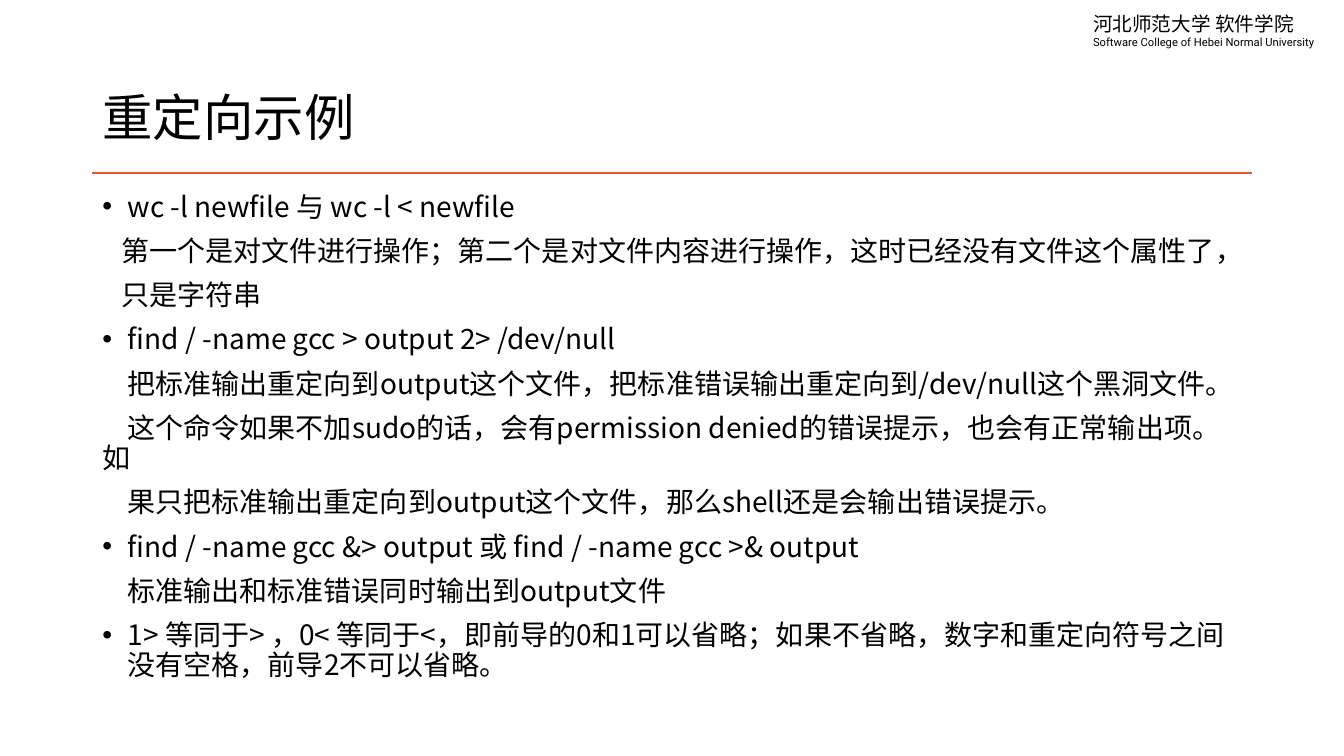
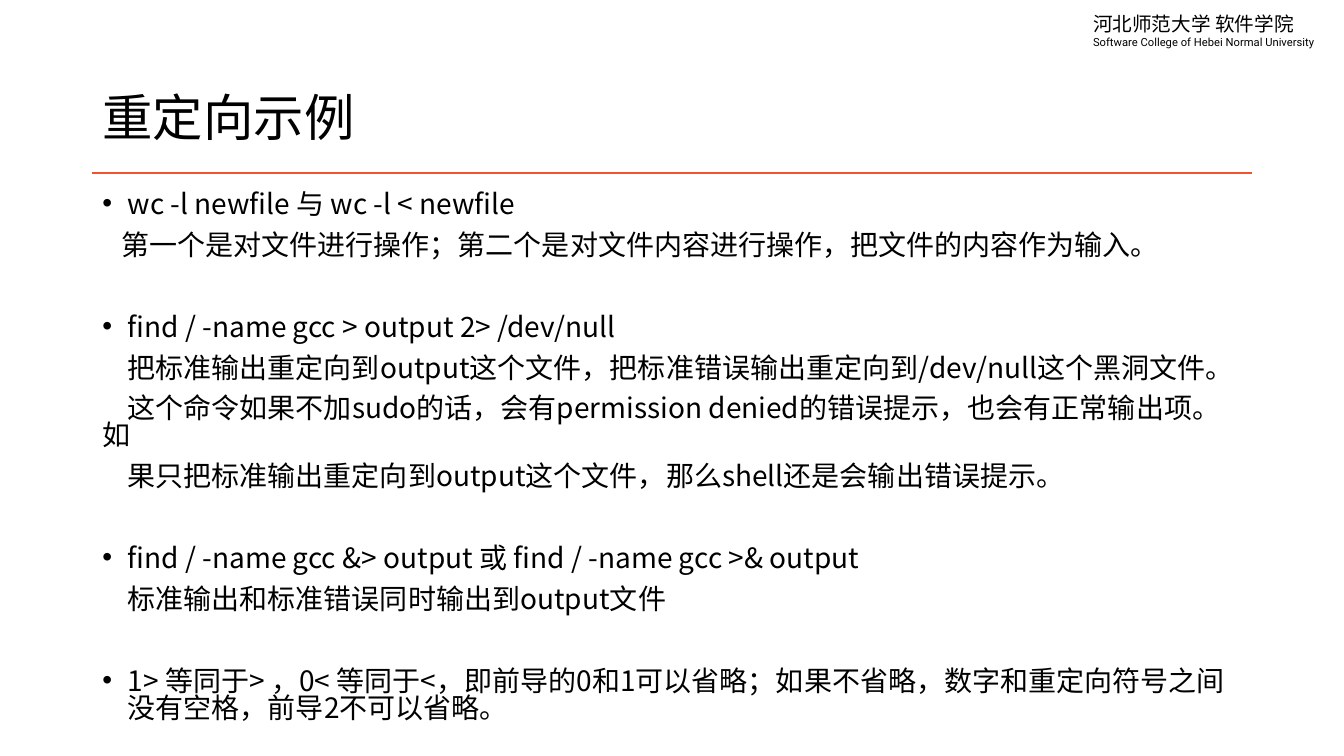
Before and after one commit to edu2act/course-linux-system, a slide deck: slide 6 of materials/slides/ch04-io-redrection-and-pipe.pptx (slide 5 before the commit). Drawn at 1344x756 pixels with LibreOffice and Linux fonts; fonts in the diff are those of the drawing. Boxes give left, top, right and bottom in pixels: in the first picture for what was removed or moved away, otherwise in the second. Text is boxed around its words. In the diff, an @@ line names an element or a change of style, - is before the commit and + after.

```diff
--- a/materials/slides/ch04-io-redrection-and-pipe.pptx
+++ b/materials/slides/ch04-io-redrection-and-pipe.pptx
@@ text at [102,191,1234,721]: line spacing 0.9 to 0.8 @@
@@ text at [121,231,1159,260]: text changed @@
-第一个是对文件进行操作；第二个是对文件内容进行操作，这时已经没有文件这个属性了，
-只是字符串
+第一个是对文件进行操作；第二个是对文件内容进行操作，把文件的内容作为输入。
```
Also in this commit, not shown: 3 other slides changed, 1 slide added, 15 other files.
